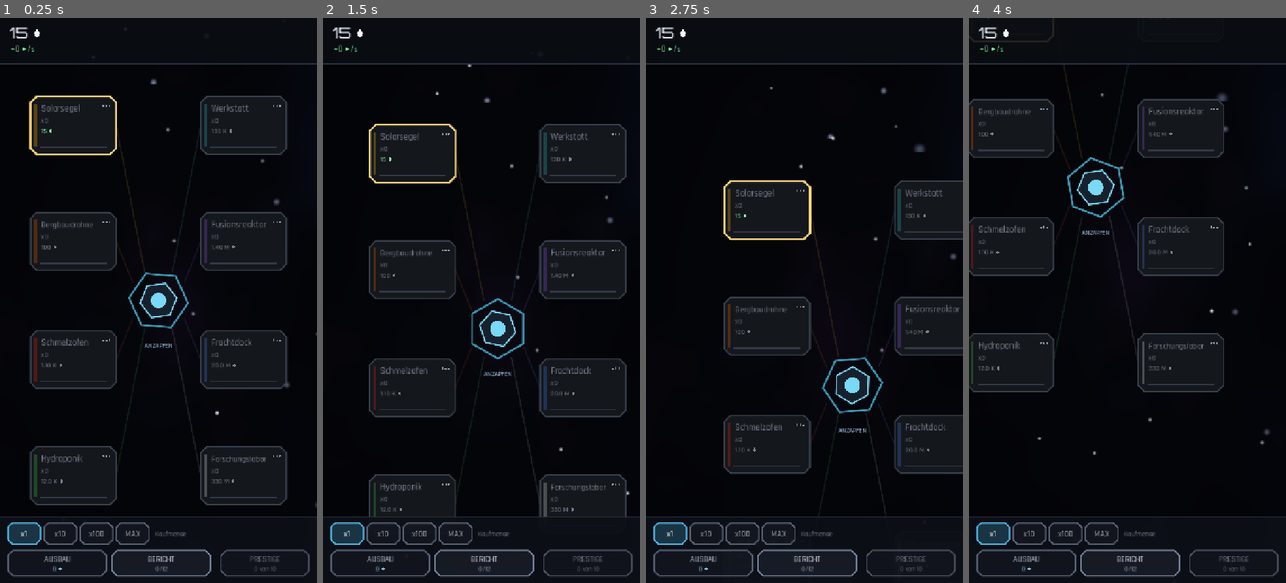
Above: before the commit, frames 1-4 (left to right).
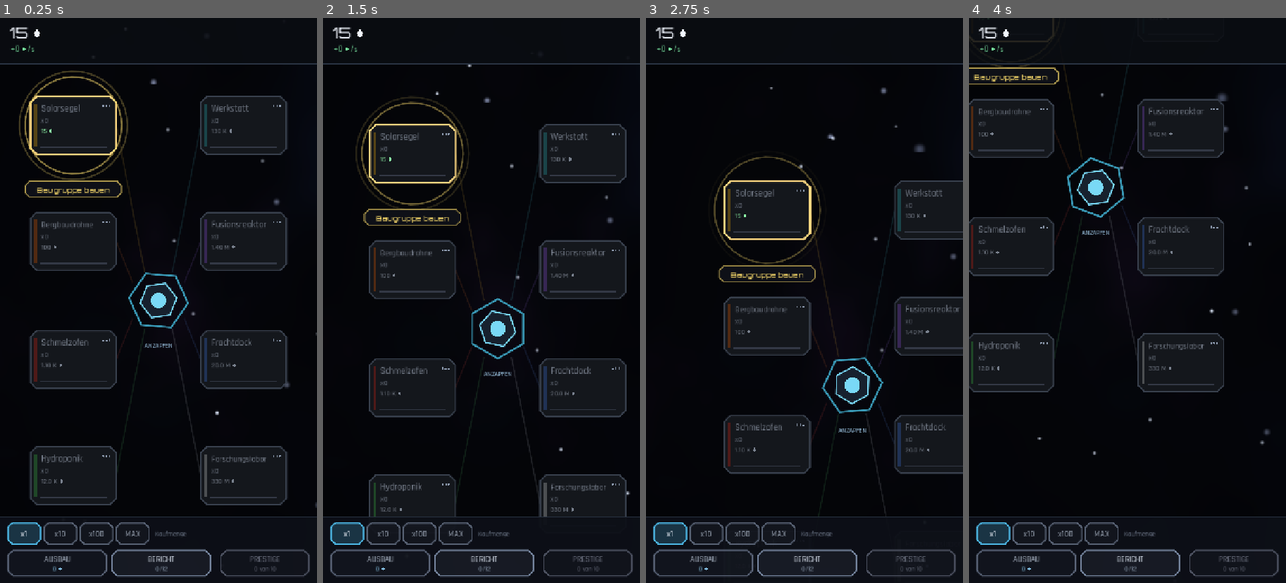
Above: after the commit, the same moments.

Repository: davidknollcsgo-collab/Kartengame
Game: Godot game, scene res://scenes/main.tscn
The game is run twice, just before and just after one commit, with the same random seed, the same clock (stepped at 60 frames per second) and the same inputs.
Inputs (mouse positions are in pixels of both pictures, inside the frame that each line leads up to):
- Up to frame 1 (0.25 s): no input
- Up to frame 2 (1.5 s): drag from (481, 549) to (513, 176) at 0.52 s; drag from (418, 328) to (465, 413) at 1.27 s
- Up to frame 3 (2.75 s): move the mouse to (836, 176) at 2.02 s; click (836, 176) at 2.17 s
- Up to frame 4 (4 s): drag from (1111, 413) to (1032, 215) at 2.77 s; move the mouse to (1222, 385) at 3.52 s; click (1222, 385) at 3.67 s

The runs differ from the first frame. In frame 1, 0.9% of the frame differs, in the area x 6-41%, y 9-32%; in frame 2, 0.9%; in frame 3, 0.6%; in frame 4, 0.3%.

Commit message:
Einstiegshinweis statt Lehrgang
Wer das Spiel zum ersten Mal öffnete, sah acht dunkle Kästen und 15 Plasma -
und keinen Anhaltspunkt, dass der Kern angetippt werden will.

Ein einzelner Hinweis zeigt auf das, was jetzt sinnvoll ist, und verschwindet
von selbst, sobald sechs Baugruppen stehen oder einmal zurückgesetzt wurde.
Kein Lehrgang mit Fenstern und Weiter-Knöpfen: die klickt man weg, ohne sie
zu lesen.

- einstieg.gd: die Entscheidung als reine Funktion über Zahlen, damit sich
  jeder Übergang im Testlauf prüfen lässt, ohne die Station zu bauen
- hinweis.gd: zwei nach außen laufende Ringe. Ein einzelner Ring liest sich
  wie eine Auswahlmarkierung, zwei wandernde als Aufforderung
- Sitzt im Weltraum der Station statt in der Bedienoberfläche, folgt damit
  Kamera und Zoom ohne Koordinatenumrechnung

337 Zusicherungen in 19 Tests.

Co-Authored-By: Claude Opus 5 <noreply@anthropic.com>
Claude-Session: https://claude.ai/code/session_0131VR1KmMqgfNf9f4WYuYp4

Diff:
--- /dev/null
+++ b/scripts/data/einstieg.gd
@@ -0,0 +1,45 @@
+## Entscheidet, welcher Einstiegshinweis gerade dran ist.
+##
+## Kein Lehrgang mit Fenstern und Weiter-Knöpfen: ein einzelner Hinweis, der
+## auf das zeigt, was jetzt sinnvoll ist, und von selbst verschwindet, sobald
+## der Spieler erkennbar verstanden hat. Lehrgänge, die man wegklicken muss,
+## werden weggeklickt, ohne gelesen zu werden.
+##
+## Bewusst als reine Funktion über Zahlen: so lässt sich jeder Übergang im
+## Testlauf prüfen, ohne die Station zu bauen.
+class_name Einstieg
+extends RefCounted
+
+enum Schritt {
+    ## Nichts anzeigen.
+    KEIN,
+    ## Auf den Stationskern zeigen - es gibt nichts zu kaufen.
+    KERN,
+    ## Auf die erste bezahlbare Baugruppe zeigen.
+    KAUFEN,
+}
+
+## Ab so vielen Baugruppen gilt der Einstieg als verstanden.
+const GENUG := 6
+
+
+## Der nächste Hinweis.
+##
+## [param erstpreis] ist der Preis der günstigsten Baugruppe.
+static func naechster(bestand_summe: int, plasma: float, erstpreis: float,
+        prestige_anzahl: int) -> Schritt:
+    # Wer schon einmal zurückgesetzt hat, braucht keine Anleitung mehr.
+    if prestige_anzahl > 0 or bestand_summe >= GENUG:
+        return Schritt.KEIN
+    if plasma >= erstpreis:
+        return Schritt.KAUFEN
+    return Schritt.KERN
+
+
+static func text(schritt: Schritt) -> String:
+    match schritt:
+        Schritt.KERN:
+            return "Kern antippen"
+        Schritt.KAUFEN:
+            return "Baugruppe bauen"
+    return ""
--- /dev/null
+++ b/scripts/station/hinweis.gd
@@ -0,0 +1,50 @@
+## Pulsierender Ring, der auf das zeigt, was gerade zu tun ist.
+##
+## Sitzt im Weltraum der Station statt in der Bedienoberfläche - so folgt er
+## der Kamera beim Schieben und Zoomen, ohne dass Koordinaten umgerechnet
+## werden müssen.
+class_name Hinweis
+extends Node2D
+
+var _text := ""
+var _radius := 60.0
+var _puls := 0.0
+
+
+func setze(text: String, ort: Vector2, radius: float) -> void:
+    _text = text
+    _radius = radius
+    position = ort
+    visible = not text.is_empty()
+    queue_redraw()
+
+
+func _process(delta: float) -> void:
+    if not visible:
+        return
+    _puls = fmod(_puls + delta, TAU)
+    queue_redraw()
+
+
+func _draw() -> void:
+    if _text.is_empty():
+        return
+    var schlag := 0.5 + 0.5 * sin(_puls * 2.2)
+    var farbe := Color(0.98, 0.86, 0.42)
+
+    # Zwei Ringe, die nach außen laufen - ein einzelner Ring wirkt wie eine
+    # Auswahlmarkierung, zwei wandernde lesen sich als Aufforderung.
+    for i in 2:
+        var t := fmod(_puls / TAU + float(i) * 0.5, 1.0)
+        var f := farbe
+        f.a = 0.55 * (1.0 - t)
+        draw_arc(Vector2.ZERO, _radius + t * 26.0, 0.0, TAU, 40, f, 2.5, true)
+
+    var y := _radius + 44.0
+    var breite := 220.0
+    var feld := Rect2(-breite * 0.5, y - 26.0, breite, 36.0)
+    draw_colored_polygon(Formen.kante(feld, 10.0), Color(0.06, 0.07, 0.10, 0.88))
+    draw_polyline(Formen.kante_umriss(feld, 10.0),
+        Color(farbe.r, farbe.g, farbe.b, 0.45 + 0.3 * schlag), 1.6, true)
+    draw_string(Schrift.titel(), Vector2(-breite * 0.5, y), _text,
+        HORIZONTAL_ALIGNMENT_CENTER, breite, 17, farbe)
--- a/scripts/station/station.gd
+++ b/scripts/station/station.gd
@@ -23,6 +23,7 @@
 var _module: Array[ModulKnoten] = []
 var _kern: Kern
 var _fund: Fund
+var _hinweis: Hinweis
 var _drohnen: Array[Drohne] = []
 
 ## Läuft für die Energiepulse auf den Versorgungsleitungen.
@@ -33,6 +34,8 @@
     _baue_module()
     _baue_kern()
     _baue_drohnen()
+    _hinweis = Hinweis.new()
+    add_child(_hinweis)
 
     Spielstand.fund_erschienen.connect(zeige_fund)
     Spielstand.bestand_geaendert.connect(_bei_bestand)
@@ -80,6 +83,7 @@
 func _bei_bestand(_index: int, _anzahl: int) -> void:
     aktualisiere()
     _verteile_drohnen()
+    _aktualisiere_hinweis()
 
 
 ## Kauft an der gewaehlten Baugruppe die eingestellte Menge.
@@ -102,12 +106,39 @@
         Spielstand.plasma), 1)
 
 
+## Zeigt den Einstiegshinweis an der passenden Stelle oder blendet ihn aus.
+func _aktualisiere_hinweis() -> void:
+    if _hinweis == null:
+        return
+    var summe := 0
+    for n in Spielstand.bestand:
+        summe += n
+    var erstpreis := Oekonomie.kosten(0, Spielstand.bestand[0])
+    var schritt := Einstieg.naechster(summe, Spielstand.plasma, erstpreis,
+        Spielstand.prestige_anzahl)
+
+    match schritt:
+        Einstieg.Schritt.KERN:
+            _hinweis.setze(Einstieg.text(schritt), Vector2.ZERO, Kern.RADIUS + 14.0)
+        Einstieg.Schritt.KAUFEN:
+            # Auf die guenstigste Baugruppe zeigen, die gerade bezahlbar ist.
+            var ziel := 0
+            for k in _module:
+                if Oekonomie.kosten(k.index, Spielstand.bestand[k.index]) <= Spielstand.plasma:
+                    ziel = k.index
+            _hinweis.setze(Einstieg.text(schritt), _module[ziel].position,
+                ModulKnoten.GROESSE.x * 0.56)
+        _:
+            _hinweis.setze("", Vector2.ZERO, 0.0)
+
+
 func aktualisiere() -> void:
     for k in _module:
         var m := _menge_fuer(k.index)
         var preis := Oekonomie.kosten_summe(k.index, Spielstand.bestand[k.index], m)
         k.aktualisiere(Spielstand.bestand[k.index], m, preis,
             preis <= Spielstand.plasma, Spielstand.modul_stufe[k.index])
+    _aktualisiere_hinweis()
     queue_redraw()
 
 
--- a/tests/run_tests.gd
+++ b/tests/run_tests.gd
@@ -19,7 +19,7 @@
     "_test_kostenkurve", "_test_massenkauf", "_test_max_kaufbar",
     "_test_meilensteine", "_test_produktion", "_test_prestige", "_test_kaltstart",
     "_test_offline", "_test_speicherstand", "_test_formatter",
-    "_test_ausbauten", "_test_modul_ausbau", "_test_protokoll_ausbau", "_test_funde", "_test_errungenschaften", "_test_layout", "_test_speicher_platte", "_test_langzeit",
+    "_test_ausbauten", "_test_modul_ausbau", "_test_protokoll_ausbau", "_test_funde", "_test_einstieg", "_test_errungenschaften", "_test_layout", "_test_speicher_platte", "_test_langzeit",
 ]
 
 
@@ -687,6 +687,31 @@
     return true
 
 
+func _test_einstieg() -> bool:
+    var K := Einstieg.Schritt
+
+    # Frischer Start: 15 Plasma, erstes Solarsegel kostet genau 15.
+    _gleich(Einstieg.naechster(0, 15.0, 15.0, 0), K.KAUFEN,
+        "Wer sich etwas leisten kann, wird zum Bauen geschickt")
+    _gleich(Einstieg.naechster(0, 14.0, 15.0, 0), K.KERN,
+        "Wer nichts kaufen kann, wird zum Kern geschickt")
+    _gleich(Einstieg.naechster(1, 0.0, 16.8, 0), K.KERN,
+        "Nach dem ersten Kauf wieder zum Kern")
+
+    # Der Hinweis muss von selbst verschwinden.
+    _gleich(Einstieg.naechster(Einstieg.GENUG, 1e9, 15.0, 0), K.KEIN,
+        "Ab genug Baugruppen kein Hinweis mehr")
+    _gleich(Einstieg.naechster(Einstieg.GENUG - 1, 1e9, 15.0, 0), K.KAUFEN,
+        "Eine darunter noch")
+    _gleich(Einstieg.naechster(0, 0.0, 15.0, 1), K.KEIN,
+        "Wer schon zurueckgesetzt hat, braucht keine Anleitung")
+
+    _ist(not Einstieg.text(K.KERN).is_empty(), "Kern-Hinweis hat einen Text")
+    _ist(not Einstieg.text(K.KAUFEN).is_empty(), "Kauf-Hinweis hat einen Text")
+    _gleich(Einstieg.text(K.KEIN), "", "Ohne Schritt kein Text")
+    return true
+
+
 func _test_errungenschaften() -> bool:
     # Erreichbare Belohnung muss den Verstaerker decken, sonst ist der ohne
     # Kauf oder Werbung unerreichbar - genau das soll er nicht sein.
Not shown, added: scripts/data/einstieg.gd.uid
Not shown, added: scripts/station/hinweis.gd.uid
